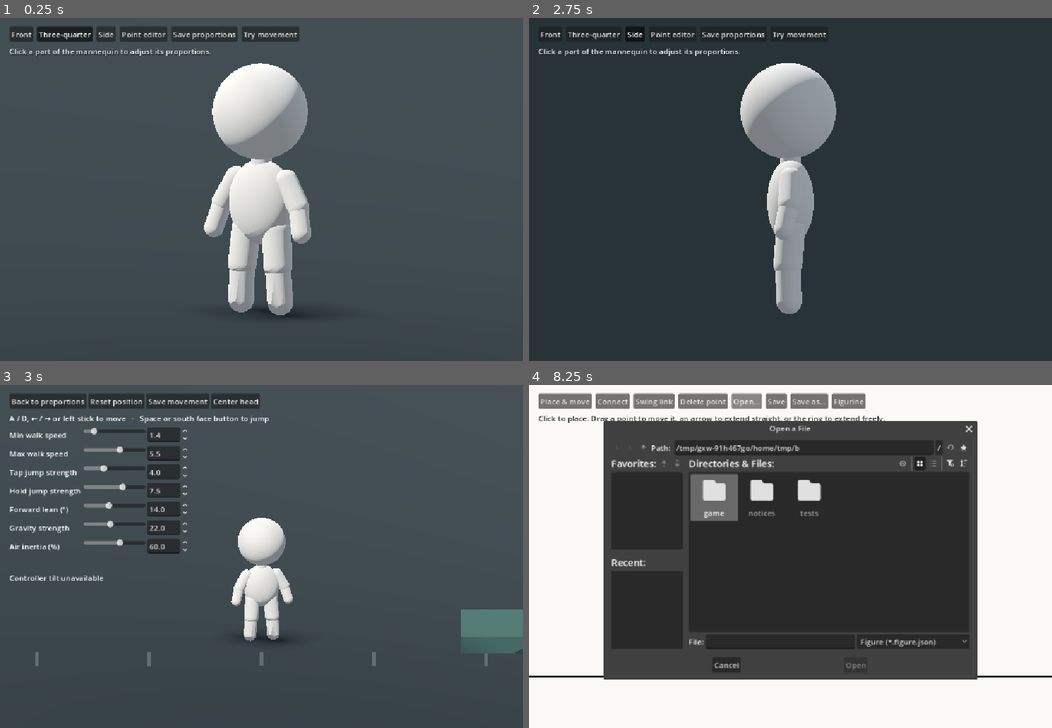
Above: before the commit, frames 1-4 (two rows, left to right).
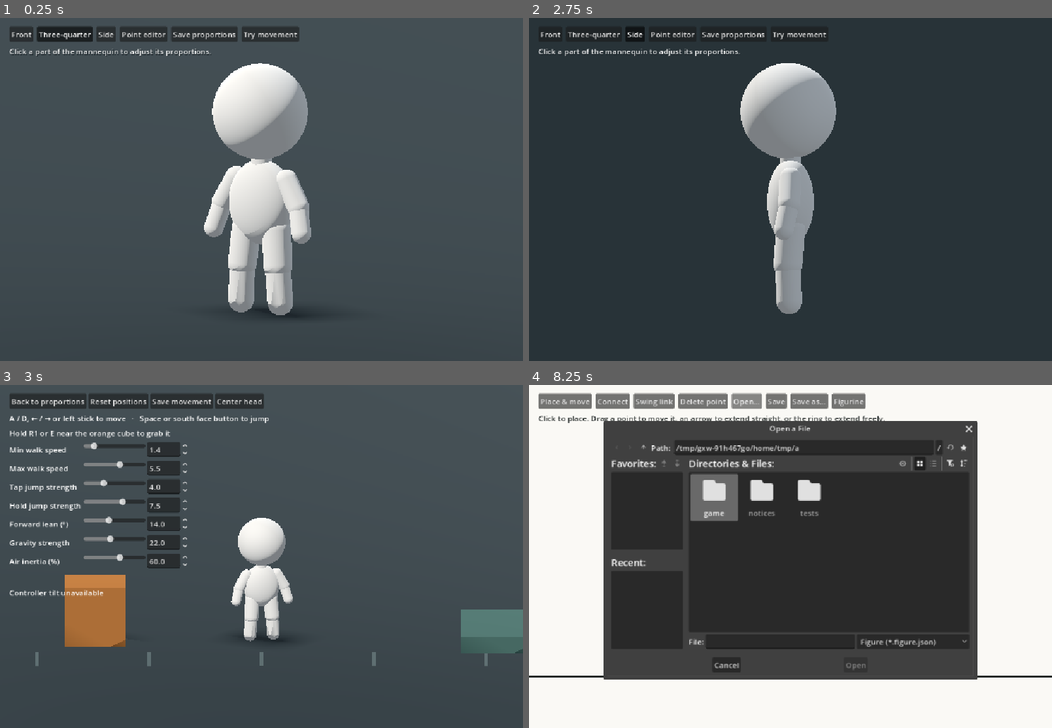
Above: after the commit, the same moments.

Repository: mdlvr1w/creation-game
Game: Godot game, scene res://game/mannequin_view.tscn
Same seed, same stepped clock (60 frames per second), same inputs: the game is played once before the commit and once after it.
Inputs (mouse positions are in pixels of both pictures, inside the frame that each line leads up to):
- Up to frame 1 (0.25 s): no input
- Up to frame 2 (2.75 s): click "Front" at 0.5 s; click "Three-quarter" at 1.25 s; click "Side" at 2 s
- Up to frame 3 (3 s): click "Try movement" at 2.75 s
- Up to frame 4 (8.25 s): click (644, 402) at 3.5 s, where only the run before the commit has a clickable "Reset position"; click (649, 402) at 4.25 s, where only the run after the commit has a clickable "Reset positions"; click "Center head" at 5 s; click "Back to proportions" at 5.75 s; click "Point editor" at 6.5 s; click "Place & move" at 7.25 s; click "Open…" at 8 s

Frames 1-2 are identical in both runs. In frame 3, 7.8% of the frame differs, in the area x 1-51%, y 2-77%; in frame 4, less than 0.1%.

Commit message:
Add the first physics grab and hold interaction

Diff:
--- a/game/figurine_motion.gd
+++ b/game/figurine_motion.gd
@@ -1,5 +1,6 @@
 extends Node3D
 ## Applies a simple velocity-driven pose to the visual model. Collision is independent.
+const GrabCube := preload("res://game/grabbable_cube.gd")
 
 var model: Node3D
 var rest: Dictionary[StringName, Transform3D] = {}
@@ -7,6 +8,10 @@
 var stride := 0.0
 var air_pose := 0.0
 var facing := 1.0
+var grip_cube: GrabCube
+var reach_cube: GrabCube
+var grip_side := 0.0
+var grip_blend := 0.0
 var lean := 0.0
 var head_look_target := Vector3.ZERO
 var head_look := Vector3.ZERO
@@ -33,8 +38,13 @@
 	var pace := clampf(speed / max_speed, 0.0, 1.0)
 	stride = move_toward(stride, pace if grounded else 0.0, delta * 5.0)
 	air_pose = move_toward(air_pose, 0.0 if grounded else 1.0, delta * 6.0)
+	var grabbing := is_instance_valid(grip_cube)
+	if grabbing:
+		reach_cube = grip_cube
+	grip_blend = move_toward(grip_blend, 1.0 if grabbing else 0.0, delta * 7.0)
 	if grounded:
-		phase = fposmod(phase + speed * delta * 2.2, TAU)
+		var stride_speed := velocity.x * grip_side if grabbing else speed
+		phase = fposmod(phase + stride_speed * delta * 2.2, TAU)
 	if speed > 0.12:
 		facing = signf(velocity.x)
 	var turn_extent := lerpf(0.22, 1.05, maxf(pace, air_pose * 0.65))
@@ -43,9 +53,12 @@
 		turn = lerpf(turn, signf(direction) * turn_extent, absf(direction) * AIR_STEERING_POSE_SHARE)
 	head_look = head_look.lerp(head_look_target, 1.0 - exp(-delta * 12.0))
 	var look_yaw := head_look.y * BODY_LOOK_SHARE
-	rotation.y = lerp_angle(rotation.y, turn + look_yaw, 1.0 - exp(-delta * 17.0))
+	var yaw := grip_side * PI * 0.5 if grabbing else turn + look_yaw
+	rotation.y = lerp_angle(rotation.y, yaw, 1.0 - exp(-delta * 17.0))
 
 	var target_lean := deg_to_rad(max_lean) * pow(pace, 0.72) if grounded else 0.0
+	if grabbing:
+		target_lean *= 0.35 * signf(velocity.x * grip_side)
 	lean = lerpf(lean, target_lean, 1.0 - exp(-delta * 10.0))
 	var body_lean := rotation_about((lean_axes[0] + lean_axes[1]) * 0.5, lean)
 	for part in UPPER_BODY:
@@ -65,6 +78,52 @@
 		pose_pair(side + "UpperArm", side + "LowerArm", -cycle * 0.40 - air_pose * 0.40,
 			-0.12 * stride - air_pose * 0.22, body_lean)
 
+		if grip_blend > 0.0 and is_instance_valid(reach_cube):
+			reach_for_cube(side, body_lean)
+
+
+func reach_for_cube(side: String, body_pose: Transform3D) -> void:
+	var upper_name := StringName(side + "UpperArm")
+	var lower_name := StringName(side + "LowerArm")
+	var upper: MeshInstance3D = model.limb_meshes[upper_name]
+	var lower: MeshInstance3D = model.limb_meshes[lower_name]
+	var upper_rest := rest[upper_name]
+	var upper_mesh := upper.mesh as CapsuleMesh
+	var lower_mesh := lower.mesh as CapsuleMesh
+	var upper_span := upper_mesh.height - 2.0 * upper_mesh.radius
+	var lower_span := lower_mesh.height - 2.0 * lower_mesh.radius
+	var shoulder := body_pose * (upper_rest.origin - upper_rest.basis.y * upper_span * 0.5)
+
+	# The rounded end of the forearm touches the near face of the cube.
+	var contact := reach_cube.global_position
+	contact.x -= grip_side * (GrabCube.HALF_SIZE + lower_mesh.radius)
+	contact.y += 0.49
+	contact.z -= grip_side * clampf(upper_rest.origin.x, -0.36, 0.36)
+	var relaxed_tip := lower.position + lower.basis.y * lower_span * 0.5
+	var target: Vector3 = relaxed_tip.lerp(model.to_local(contact), grip_blend)
+	var offset := target - shoulder
+	if offset.length_squared() < 0.000001:
+		return
+	var direction := offset.normalized()
+	var distance := clampf(offset.length(), absf(upper_span - lower_span) + 0.001,
+		upper_span + lower_span - 0.001)
+	var along := (upper_span * upper_span - lower_span * lower_span + distance * distance) / (2.0 * distance)
+	var bend_amount := sqrt(maxf(0.0, upper_span * upper_span - along * along))
+	var outward := signf(upper_rest.origin.x)
+	var bend := Vector3(outward * 0.45, -1.0, 0.0)
+	bend -= direction * bend.dot(direction)
+	if bend.length_squared() < 0.000001:
+		bend = direction.cross(Vector3.FORWARD)
+	bend = bend.normalized()
+	var elbow := shoulder + direction * along + bend * bend_amount
+	point_segment(upper, shoulder, elbow)
+	point_segment(lower, elbow, shoulder + direction * distance)
+
+
+func point_segment(part: MeshInstance3D, from: Vector3, to: Vector3) -> void:
+	part.position = (from + to) * 0.5
+	part.quaternion = Quaternion(Vector3.UP, (to - from).normalized())
+
 
 func pose_pair(upper_name: StringName, lower_name: StringName, angle: float, bend: float, body_pose := Transform3D.IDENTITY) -> void:
 	var upper: MeshInstance3D = model.limb_meshes[upper_name]
--- /dev/null
+++ b/game/grabbable_cube.gd
@@ -0,0 +1,37 @@
+extends RigidBody3D
+
+const HALF_SIZE := 0.675
+
+var start := Vector3(-3.7, HALF_SIZE + 0.02, 0)
+
+
+func _ready() -> void:
+	mass = 3.0
+	axis_lock_linear_z = true
+	lock_rotation = true
+	physics_material_override = PhysicsMaterial.new()
+	physics_material_override.friction = 0.34
+	var collider := CollisionShape3D.new()
+	var shape := BoxShape3D.new()
+	shape.size = Vector3.ONE * HALF_SIZE * 2.0
+	collider.shape = shape
+	add_child(collider)
+
+	var mesh := BoxMesh.new()
+	mesh.size = shape.size
+	var visual := MeshInstance3D.new()
+	visual.mesh = mesh
+	var material := StandardMaterial3D.new()
+	material.albedo_color = Color("#c88549")
+	material.roughness = 0.85
+	visual.material_override = material
+	add_child(visual)
+	reset()
+
+
+func reset() -> void:
+	global_position = start
+	linear_velocity = Vector3.ZERO
+	angular_velocity = Vector3.ZERO
+	sleeping = false
+	reset_physics_interpolation()
--- a/game/mannequin_controller.gd
+++ b/game/mannequin_controller.gd
@@ -2,9 +2,15 @@
 ## The test controller consumes movement intent. The mannequin is its visual child.
 
 const Motion := preload("res://game/figurine_motion.gd")
+const GrabCube := preload("res://game/grabbable_cube.gd")
 
 const Settings := preload("res://game/movement_settings.gd")
 const STICK_DEAD_ZONE := 0.18
+const GRAB_GAP := 0.46
+const GRAB_RANGE := 0.63
+
+var held_cube: GrabCube
+var grip_side := 0.0
 
 var settings := Settings.new()
 var jump_was_held := false
@@ -31,12 +37,39 @@
 	return signf(axis) * clampf(inverse_lerp(STICK_DEAD_ZONE, 1.0, absf(axis)), 0.0, 1.0)
 
 
+func update_grip(cube: GrabCube, grab_held: bool) -> void:
+	if not grab_held:
+		release_grip()
+	elif held_cube == null:
+		var difference := cube.global_position - global_position
+		var surface_gap := absf(difference.x) - GrabCube.HALF_SIZE
+		if surface_gap <= GRAB_RANGE and absf(difference.y - GrabCube.HALF_SIZE) < 0.45:
+			held_cube = cube
+			grip_side = signf(difference.x)
+			motion.grip_cube = cube
+			motion.grip_side = grip_side
+
+
+func release_grip() -> void:
+	held_cube = null
+	grip_side = 0.0
+	motion.grip_cube = null
+
+
 func step(delta: float, direction: float, jump_held: bool, jump_pressed := false) -> void:
 	var grounded := is_on_floor()
 	var tuning := settings.values
 	var target := 0.0
 	if not is_zero_approx(direction):
 		target = signf(direction) * lerpf(tuning.min_speed, tuning.max_speed, absf(direction))
+	if held_cube != null:
+		target /= 1.0 + held_cube.mass * 0.28
+		if target * grip_side < 0.0:
+			# The player can pull away only as fast as the cube can follow.
+			var gap := (held_cube.global_position.x - global_position.x) * grip_side - GrabCube.HALF_SIZE
+			var cube_follow_speed := maxf(0.0, -held_cube.linear_velocity.x * grip_side)
+			var slack := maxf(0.0, GRAB_RANGE - gap)
+			target = -grip_side * minf(absf(target), cube_follow_speed + slack * 12.0)
 	var coasting := is_zero_approx(direction)
 	var rate := braking if coasting else acceleration
 	if not grounded:
@@ -46,7 +79,7 @@
 	velocity.x = move_toward(velocity.x, target, rate * delta)
 	if grounded:
 		jump_can_cut = false
-		if jump_pressed or (jump_held and not jump_was_held):
+		if held_cube == null and (jump_pressed or (jump_held and not jump_was_held)):
 			velocity.y = tuning.max_jump if jump_held else tuning.min_jump
 			jump_can_cut = jump_held
 	else:
@@ -56,10 +89,35 @@
 			jump_can_cut = false
 	jump_was_held = jump_held
 	move_and_slide()
+	if held_cube != null:
+		pull_cube(target)
+	else:
+		push_colliding_cube(target, delta)
 	motion.animate(delta, velocity, is_on_floor(), tuning.max_speed, tuning.lean_degrees, direction)
 
 
+func pull_cube(target_speed: float) -> void:
+	var hold_x := global_position.x + grip_side * (GrabCube.HALF_SIZE + GRAB_GAP)
+	var displacement := hold_x - held_cube.global_position.x
+	var relative_speed := lerpf(velocity.x, target_speed, 0.75) - held_cube.linear_velocity.x
+	var force := clampf(held_cube.mass * (displacement * 100.0 + relative_speed * 19.0), -150.0, 150.0)
+	if absf(force) > 0.1:
+		held_cube.apply_central_force(Vector3(force, 0, 0))
+
+
+func push_colliding_cube(target: float, delta: float) -> void:
+	for index in get_slide_collision_count():
+		var collision := get_slide_collision(index)
+		var body := collision.get_collider() as RigidBody3D
+		if body != null and collision.get_normal().x * target < -0.1:
+			body.apply_central_impulse(Vector3(target * delta * 9.5, 0, 0))
+			return
+
+
 func reset() -> void:
+	release_grip()
+	motion.grip_blend = 0.0
+	motion.reach_cube = null
 	position = Vector3(0, 0.02, 0)
 	velocity = Vector3.ZERO
 	jump_can_cut = false
--- a/game/movement_preview.gd
+++ b/game/movement_preview.gd
@@ -1,6 +1,7 @@
 extends Node3D
 
 const Mannequin := preload("res://game/mannequin.gd")
+const GrabCube := preload("res://game/grabbable_cube.gd")
 const HeadLook := preload("res://game/controller_head_look.gd")
 const Controller := preload("res://game/mannequin_controller.gd")
 const Settings := preload("res://game/movement_settings.gd")
@@ -20,6 +21,7 @@
 const Stage := preload("res://game/mannequin_stage.gd")
 
 var player := Controller.new()
+var cube := GrabCube.new()
 var camera := Camera3D.new()
 var proportions := ""
 var jump_pressed := false
@@ -40,6 +42,7 @@
 	for index in range(-19, 20):
 		add_floor_marker(index * 2.5)
 
+	add_child(cube)
 	add_child(player)
 	add_child(head_look)
 	player.reset()
@@ -86,18 +89,26 @@
 	var direction := float(right) - float(left)
 	var jump_held := use_keyboard and Input.is_physical_key_pressed(KEY_SPACE)
 	var analog := 0.0
+	var grab_held := use_keyboard and Input.is_physical_key_pressed(KEY_E)
 	for device in Input.get_connected_joypads():
 		var stick := Controller.stick_intent(Input.get_joy_axis(device, JOY_AXIS_LEFT_X))
 		if absf(stick) > absf(analog):
 			analog = stick
 		jump_held = jump_held or Input.is_joy_button_pressed(device, JOY_BUTTON_A)
+		grab_held = grab_held or Input.is_joy_button_pressed(device, JOY_BUTTON_RIGHT_SHOULDER)
 	if not left and not right:
 		direction = analog
 	player.motion.head_look_target = head_look.sample()
+	player.update_grip(cube, grab_held)
 	player.step(delta, direction, jump_held, jump_pressed)
 	jump_pressed = false
-	if absf(player.position.x) > 82.0 or player.position.y < -6.0:
-		player.reset()
+	if absf(player.position.x) > 82.0 or player.position.y < -6.0 or cube.position.y < -6.0:
+		reset_sandbox()
+
+
+func reset_sandbox() -> void:
+	player.reset()
+	cube.reset()
 
 
 func typing_number() -> bool:
@@ -164,12 +175,15 @@
 	var buttons := HBoxContainer.new()
 	panel.add_child(buttons)
 	add_button(buttons, "Back to proportions", Callable(self, "return_to_viewer"))
-	add_button(buttons, "Reset position", player.reset)
+	add_button(buttons, "Reset positions", reset_sandbox)
 	add_button(buttons, "Save movement", save_movement)
 	add_button(buttons, "Center head", head_look.recenter)
 	var hint := Label.new()
 	hint.text = "A / D, ← / → or left stick to move   ·   Space or south face button to jump"
 	panel.add_child(hint)
+	var grab_hint := Label.new()
+	grab_hint.text = "Hold R1 or E near the orange cube to grab it"
+	panel.add_child(grab_hint)
 	for key: StringName in TUNING_LABELS:
 		add_adjustment(panel, key)
 	panel.add_child(tuning_status)
--- /dev/null
+++ b/tests/grab_test.gd
@@ -0,0 +1,81 @@
+extends SceneTree
+
+const Preview := preload("res://game/movement_preview.tscn")
+const Settings := preload("res://game/movement_settings.gd")
+
+var failures := 0
+
+
+func _initialize() -> void:
+	run.call_deferred()
+
+
+func run() -> void:
+	var preview = Preview.instantiate()
+	root.add_child(preview)
+	preview.set_physics_process(false)
+	var player = preview.player
+	var cube = preview.cube
+	player.settings = Settings.new()
+	await frames(preview, 16, 0.0, true)
+	check(player.held_cube == null, "holding grab at a distance does not pick up the cube")
+
+	await frames(preview, 70, -1.0, false)
+	check(cube.position.x < cube.start.x - 0.4, "walking into the cube pushes it")
+	await frames(preview, 20, 0.0, true)
+	check(player.held_cube == cube and player.grip_side < 0.0, "the nearby cube is grabbed on its near side")
+	check(player.motion.rotation.y < -1.45, "grabbing turns the body toward the cube")
+
+	var upper: MeshInstance3D = player.motion.model.limb_meshes[&"LeftUpperArm"]
+	var lower: MeshInstance3D = player.motion.model.limb_meshes[&"LeftLowerArm"]
+	check(joint(upper, 1.0).is_equal_approx(joint(lower, -1.0)), "reaching keeps the elbow connected")
+	var mesh := lower.mesh as CapsuleMesh
+	var tip_x := joint(lower, 1.0).x - mesh.radius
+	check(absf(tip_x - (cube.position.x + cube.HALF_SIZE)) < 0.14, "forearm reaches the face of the cube")
+
+	var initial_x: float = cube.position.x
+	await frames(preview, 48, 1.0, true)
+	check(cube.position.x > initial_x + 0.8, "walking backward pulls the cube")
+	check(player.motion.rotation.y < -1.45, "backward movement keeps the body facing the cube")
+	check(absf(player.velocity.x) < player.settings.values.max_speed - 0.5, "weight reduces held movement speed")
+
+	initial_x = cube.position.x
+	await frames(preview, 60, -1.0, true)
+	check(cube.position.x < initial_x - 0.4, "walking toward the held cube pushes it")
+
+	for side in ["Left", "Right"]:
+		var forearm: MeshInstance3D = player.motion.model.limb_meshes[StringName(side + "LowerArm")]
+		var radius: float = forearm.mesh.radius
+		var surface := joint(forearm, 1.0).x - radius
+		check(absf(surface - (cube.position.x + cube.HALF_SIZE)) < 0.16, "both forearms track the moving cube")
+
+	await frames(preview, 10, 0.0, false)
+	check(player.held_cube == null and player.motion.grip_cube == null, "releasing frees the cube")
+	preview.reset_sandbox()
+	cube.position = Vector3(1.17, cube.HALF_SIZE + 0.02, 0)
+	await frames(preview, 21, 0.0, true)
+	check(player.held_cube == cube and player.motion.rotation.y > 1.45, "a cube on the right turns the body right")
+	preview.reset_sandbox()
+	check(player.held_cube == null, "reset releases the cube")
+
+	if failures == 0:
+		print("Grab checks passed.")
+	quit(int(failures > 0))
+
+
+func frames(preview, count: int, direction: float, grabbing: bool) -> void:
+	for frame in count:
+		await physics_frame
+		preview.player.update_grip(preview.cube, grabbing)
+		preview.player.step(1.0 / 60.0, direction, false)
+
+
+func joint(part: MeshInstance3D, side: float) -> Vector3:
+	var mesh := part.mesh as CapsuleMesh
+	return part.to_global(Vector3.UP * side * (mesh.height * 0.5 - mesh.radius))
+
+
+func check(condition: bool, description: String) -> void:
+	if not condition:
+		failures += 1
+		push_error(description)
--- a/tests/movement_test.gd
+++ b/tests/movement_test.gd
@@ -17,6 +17,7 @@
 	var preview = Preview.instantiate()
 	root.add_child(preview)
 	preview.set_physics_process(false)
+	preview.cube.position.x = -50.0
 	var player = preview.player
 	player.settings = Settings.new()
 	var visual = player.motion.model
Not shown, added: game/grabbable_cube.gd.uid
Not shown, added: tests/grab_test.gd.uid
Not shown, changed: DESIGN-JOURNAL.md
Not shown, changed: scripts/build.sh
